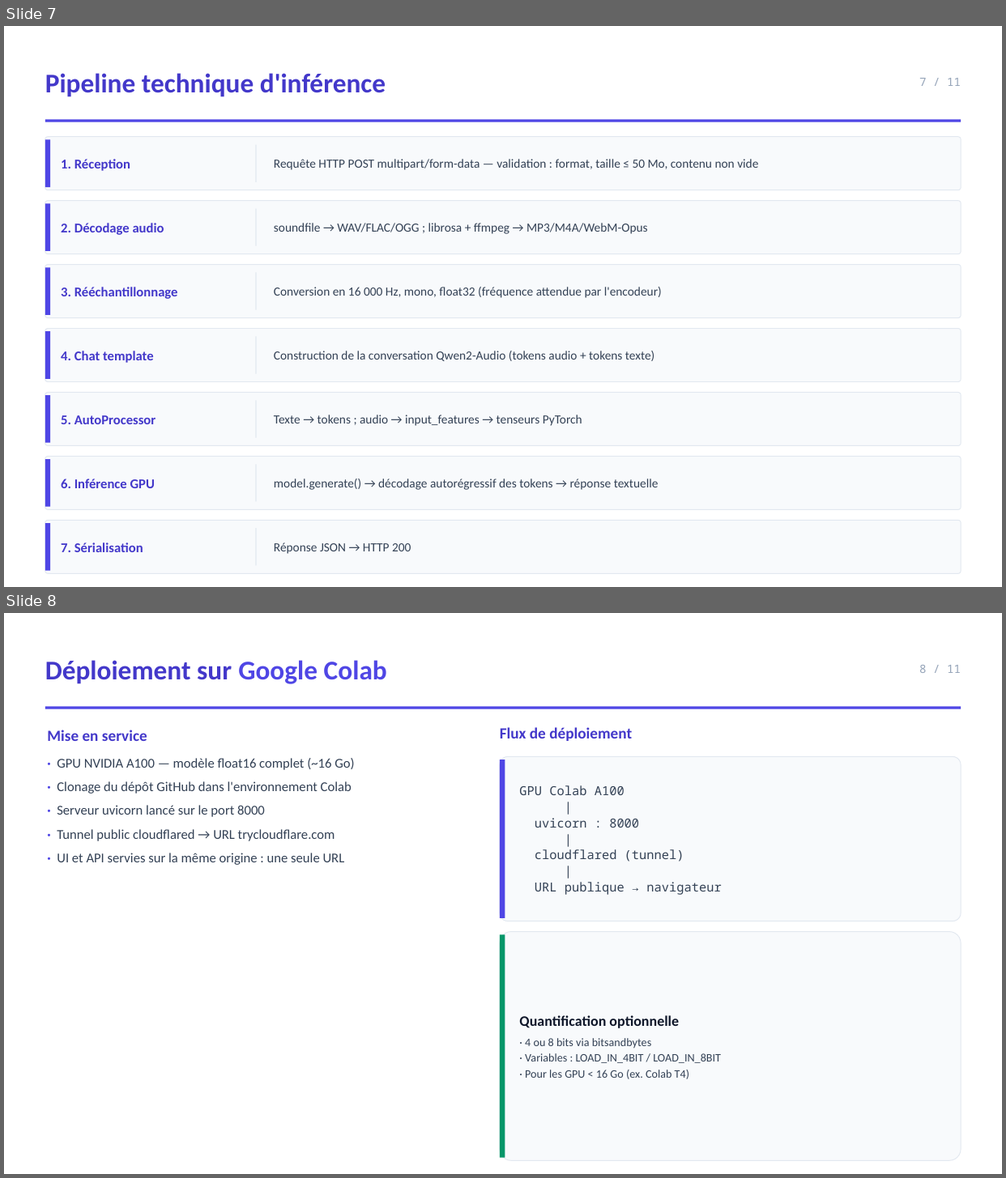
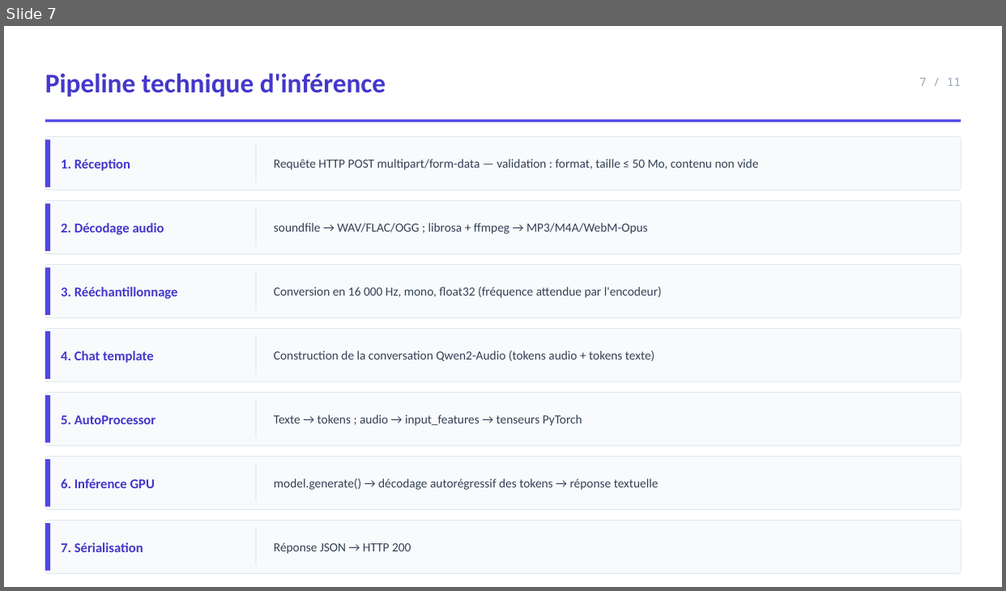
Before and after one commit to mouadelhaddad/Tasnim, a slide deck: presentation/presentation.pptx. Shown one above the other, each under a label of ours: slides 7 and 8 before the commit, slide 7 after it. The pictures are 1006x1178 and 1006x591 pixels, drawn with LibreOffice and Linux fonts; fonts in the diff are those of the drawing. Boxes give left, top, right and bottom in pixels: in the first picture for what was removed or moved away, otherwise in the second. Text is boxed around its words. In the diff, an @@ line names an element or a change of style, - is before the commit and + after.

```diff
--- a/presentation/presentation.pptx
+++ b/presentation/presentation.pptx
@@ slide 8 removed at [4,613,1002,1174], background #FFFFFF @@
@@ text removed at [45,660,387,684] @@
-Déploiement sur Google Colab
@@ text removed at [919,665,961,673] @@
-8 / 11
@@ rectangle removed at [45,707,961,709] @@
@@ text removed at [47,730,354,865] @@
-Mise en service
-· GPU NVIDIA A100 — modèle float16 complet (~16 Go)
-· Clonage du dépôt GitHub dans l'environnement Colab
-· Serveur uvicorn lancé sur le port 8000
-· Tunnel public cloudflared → URL trycloudflare.com
-· UI et API servies sur la même origine : une seule URL
@@ text removed at [500,727,632,741] @@
-Flux de déploiement
@@ rounded rectangle removed at [500,756,961,922] @@
@@ rectangle removed at [500,760,505,918] @@
@@ text removed at [519,786,721,895] @@
-GPU Colab A100
-|
-uvicorn : 8000
-|
-cloudflared (tunnel)
-|
-URL publique → navigateur
@@ rounded rectangle removed at [500,932,961,1161] @@
@@ rectangle removed at [500,935,505,1158] @@
@@ text removed at [519,1016,721,1080] @@
-Quantification optionnelle
-· 4 ou 8 bits via bitsandbytes
-· Variables : LOAD_IN_4BIT / LOAD_IN_8BIT
-· Pour les GPU < 16 Go (ex. Colab T4)
```
Also in this commit, not shown: 1 slide changed, 1 slide added, 4 other files.
